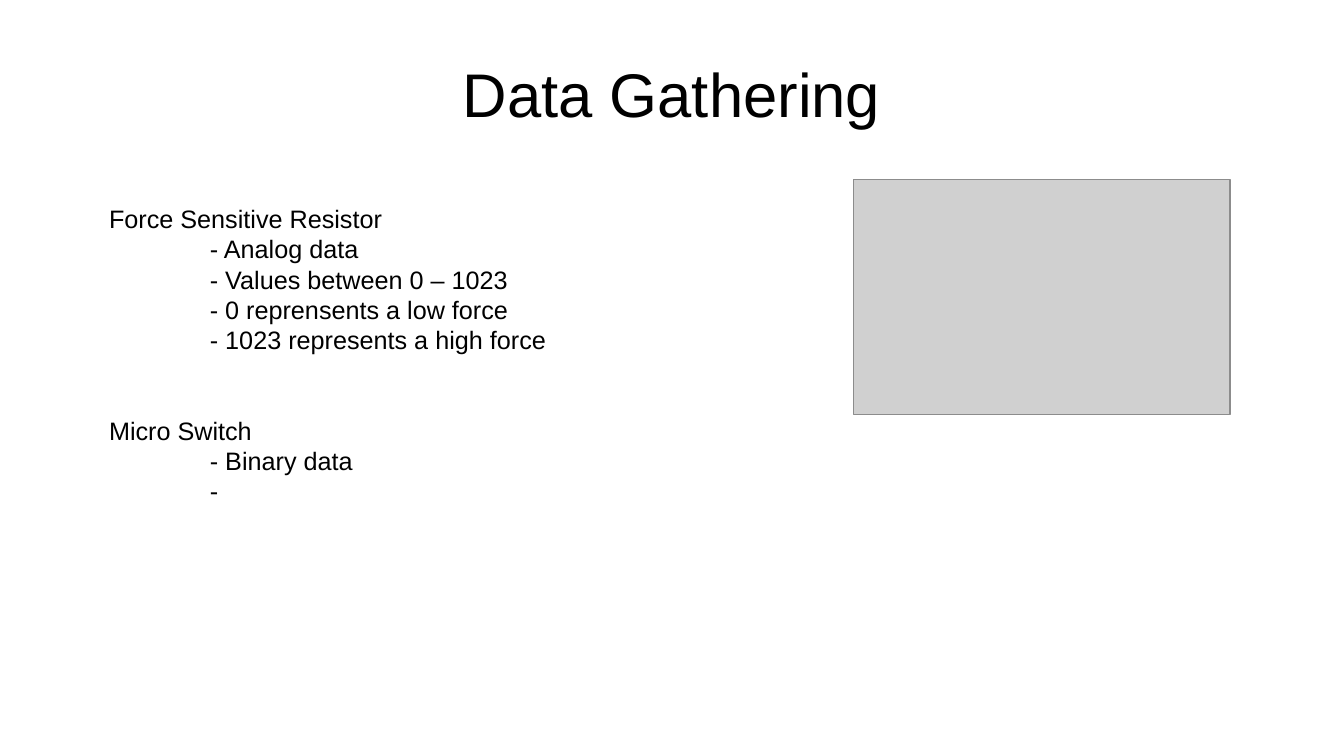
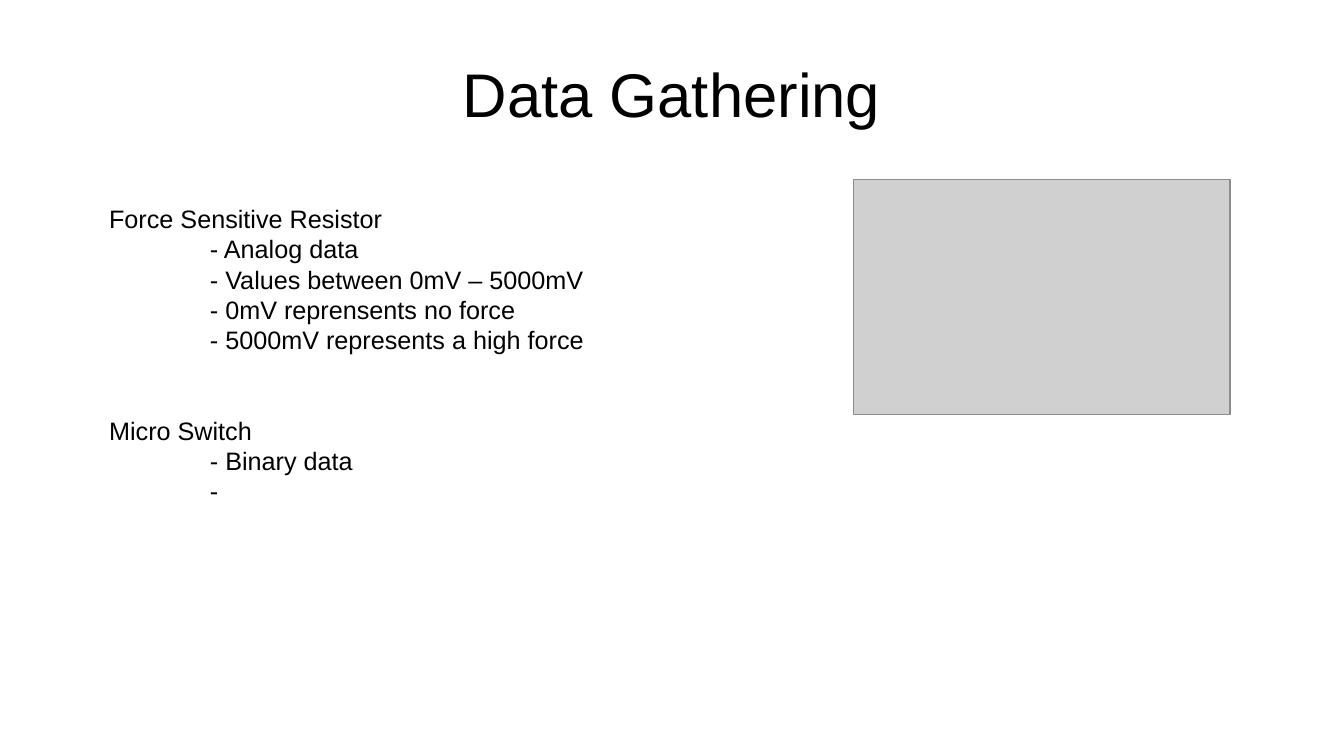
Before and after one commit to cianashby1337/IOT_CA1_Documentation, a slide deck: slide 4 of Slideshow template.pptx (slide 14 before the commit). Drawn at 1344x756 pixels with LibreOffice and Linux fonts; fonts in the diff are those of the drawing; grey boxes stand for pictures. Boxes give left, top, right and bottom in pixels: in the first picture for what was removed or moved away, otherwise in the second. Text is boxed around its words. In the diff, an @@ line names an element or a change of style, - is before the commit and + after.

```diff
--- a/Slideshow template.pptx
+++ b/Slideshow template.pptx
@@ text at box(225, 270, 584, 355): text changed @@
-- Values between 0 – 1023
-- 0 reprensents a low force
-- 1023 represents a high force
+- Values between 0mV – 5000mV
+- 0mV reprensents no force
+- 5000mV represents a high force
```
Also in this commit, not shown: 1 other slide changed, 13 slides removed.
